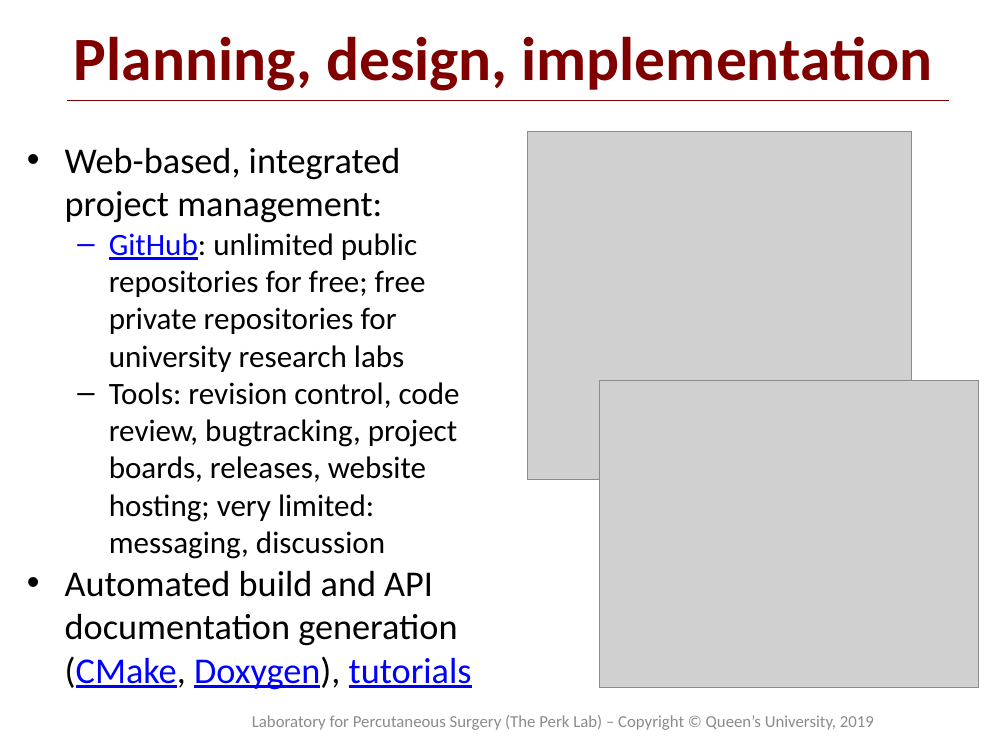
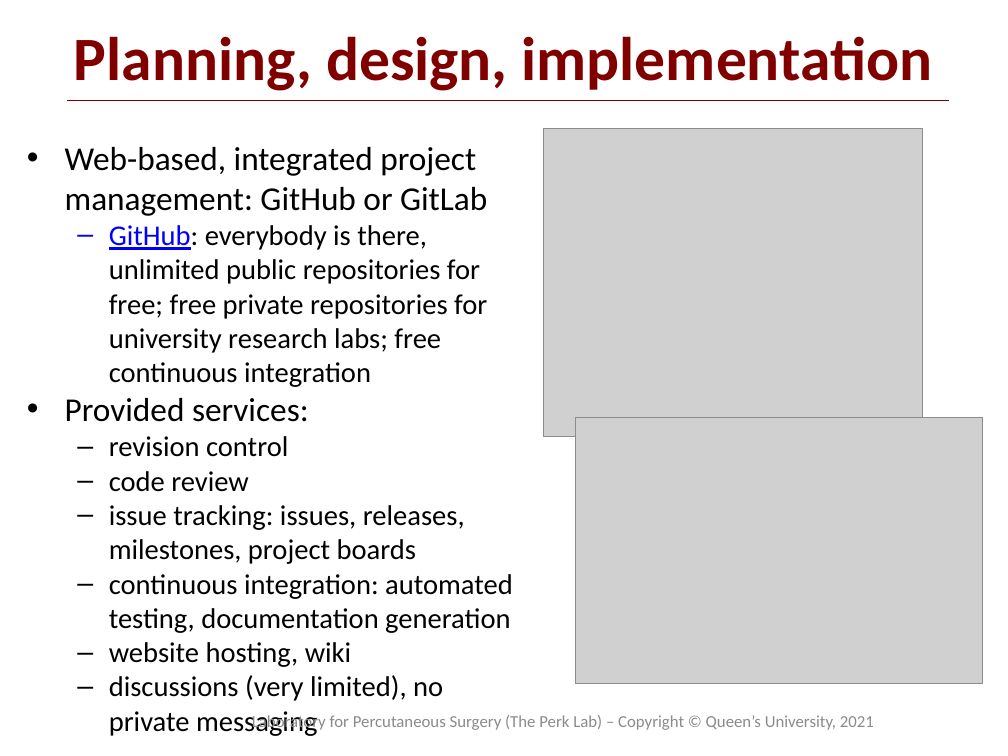
Before and after one commit to PerkLab/PerkLabBootcamp, a slide deck: slide 7 of Doc/day1_1_PerkLabResearchMethodology.pptx. Drawn at 1008x756 pixels with LibreOffice and Linux fonts; fonts in the diff are those of the drawing; grey boxes stand for pictures; background and template pictures are left out. Boxes give left, top, right and bottom in pixels: in the first picture for what was removed or moved away, otherwise in the second. Text is boxed around its words. In the diff, an @@ line names an element or a change of style, - is before the commit and + after.

Commit message:
Update day1 tutorials for 2021

```diff
--- a/Doc/day1_1_PerkLabResearchMethodology.pptx
+++ b/Doc/day1_1_PerkLabResearchMethodology.pptx
@@ text at [65,147,513,736]: text changed; size 22.2 to 20.4 pt @@
-• Web-based, integrated project management:
-  – GitHub: unlimited public repositories for free; free private repositories for university research labs
-  – Tools: revision control, code review, bugtracking, project boards, releases, website hosting; very limited: messaging, discussion
-• Automated build and API
-  documentation generation (CMake, Doxygen), tutorials
+• Web-based, integrated project management: GitHub or GitLab
+  – GitHub: everybody is there, unlimited public repositories for free; free private repositories for university research labs; free continuous integration
+• Provided services:
+  – revision control
+  – code review
+  – issue tracking: issues, releases, milestones, project boards
+  – continuous integration: automated testing, documentation generation
+  – website hosting, wiki
+  – discussions (very limited), no private messaging
@@ picture removed at [528,132,912,480] @@
@@ picture: place and size @@
-picture at [599,380,978,687]
+picture at [543,129,922,436]
@@ picture added at [576,417,983,683] @@
@@ text at [252,714,874,732]: text changed @@
-Laboratory for Percutaneous Surgery (The Perk Lab) – Copyright © Queen’s University, 2019
+Laboratory for Percutaneous Surgery (The Perk Lab) – Copyright © Queen’s University, 2021
```
Also in this commit, not shown: 10 other slides changed, 2 slides added, 1 slide removed, 6 other files.
